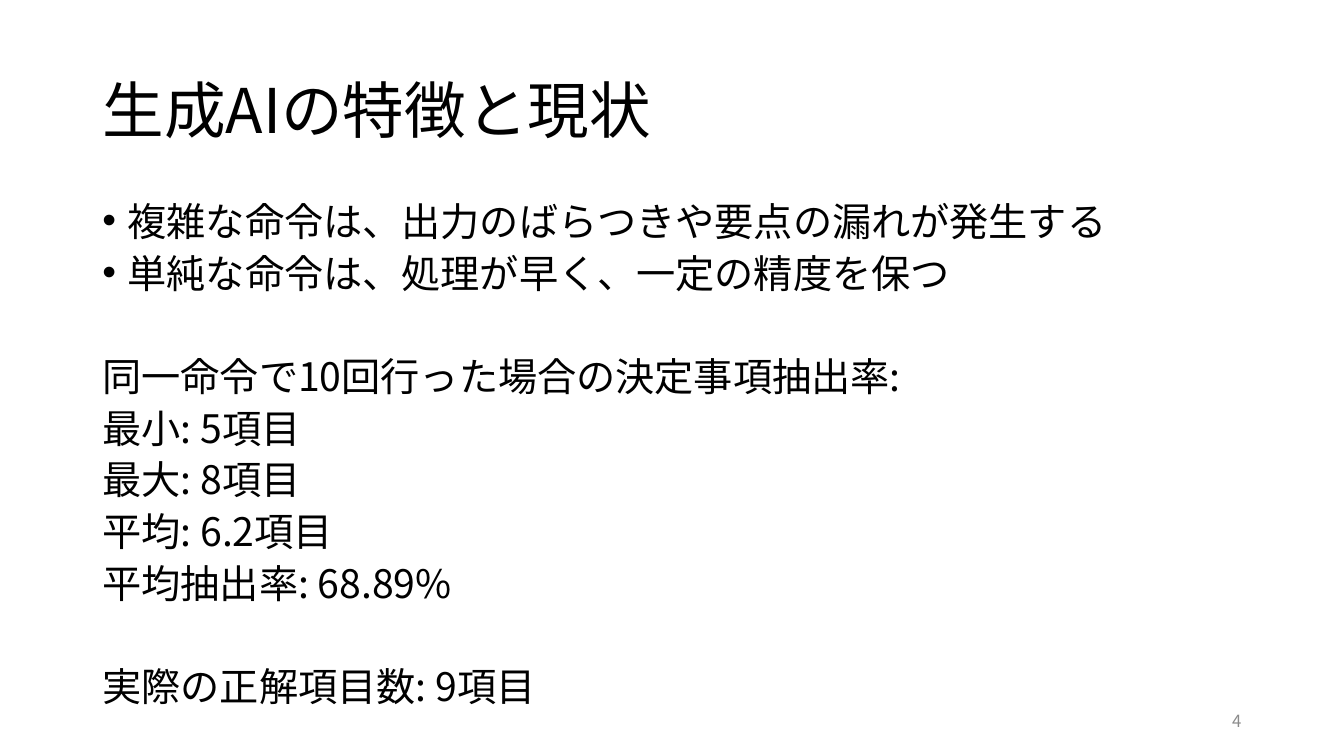
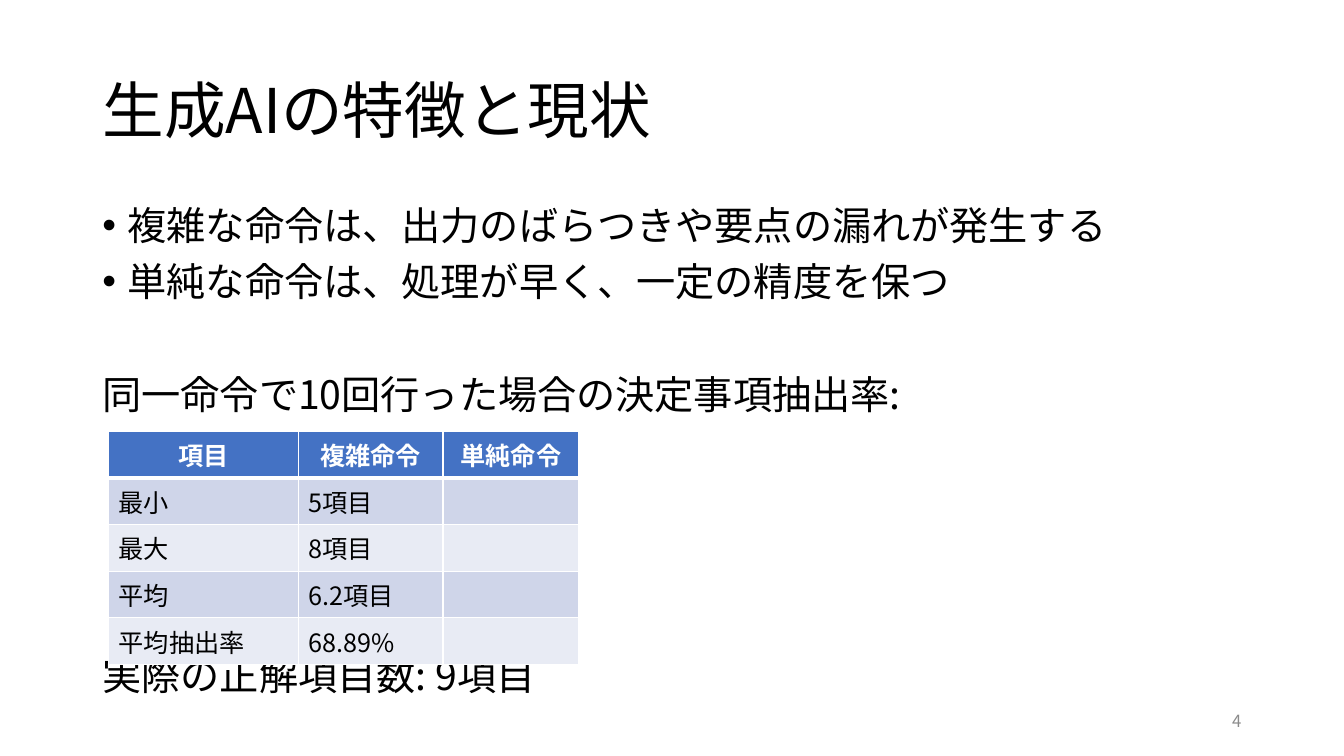
Before and after one commit to RyutoIida/edu, a slide deck: slide 4 of paper/卒論.pptx. Drawn at 1344x756 pixels with LibreOffice and Linux fonts; fonts in the diff are those of the drawing. Boxes give left, top, right and bottom in pixels: in the first picture for what was removed or moved away, otherwise in the second. Text is boxed around its words. In the diff, an @@ line names an element or a change of style, - is before the commit and + after.

```diff
--- a/paper/卒論.pptx
+++ b/paper/卒論.pptx
@@ text "複雑な命令は、出力のばらつきや要点の漏れが発生する" at box(102, 207, 1107, 693): line spacing 0.8 to 0.9 @@
@@ text at box(102, 410, 452, 602): paragraphs removed @@
-最小: 5項目
-最大: 8項目
-平均: 6.2項目
-平均抽出率: 68.89%
@@ table added at box(109, 432, 580, 658), 5 rows, 3 columns @@
+項目 | 複雑命令 | 単純命令
+最小 | 5項目 | 
+最大 | 8項目 | 
+平均 | 6.2項目 | 
+平均抽出率 | 68.89% | 
```
Also in this commit, not shown: 3 other slides changed, 1 slide added.
